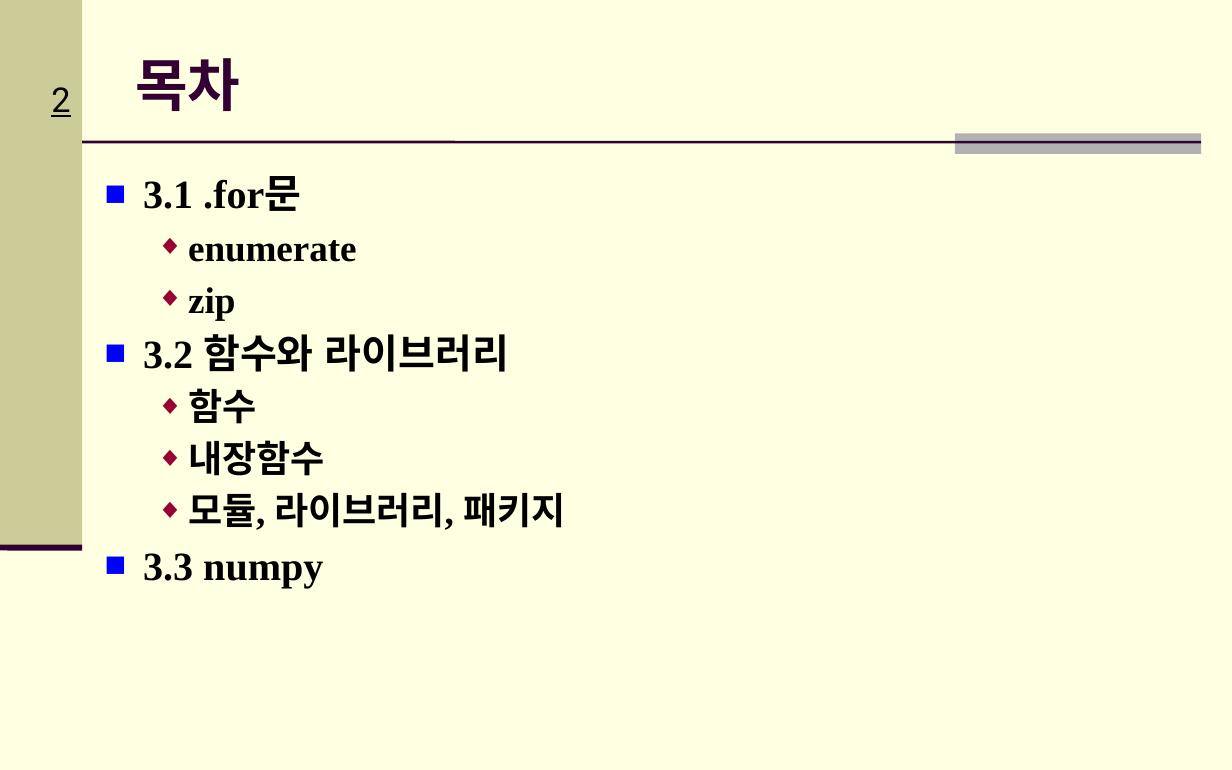
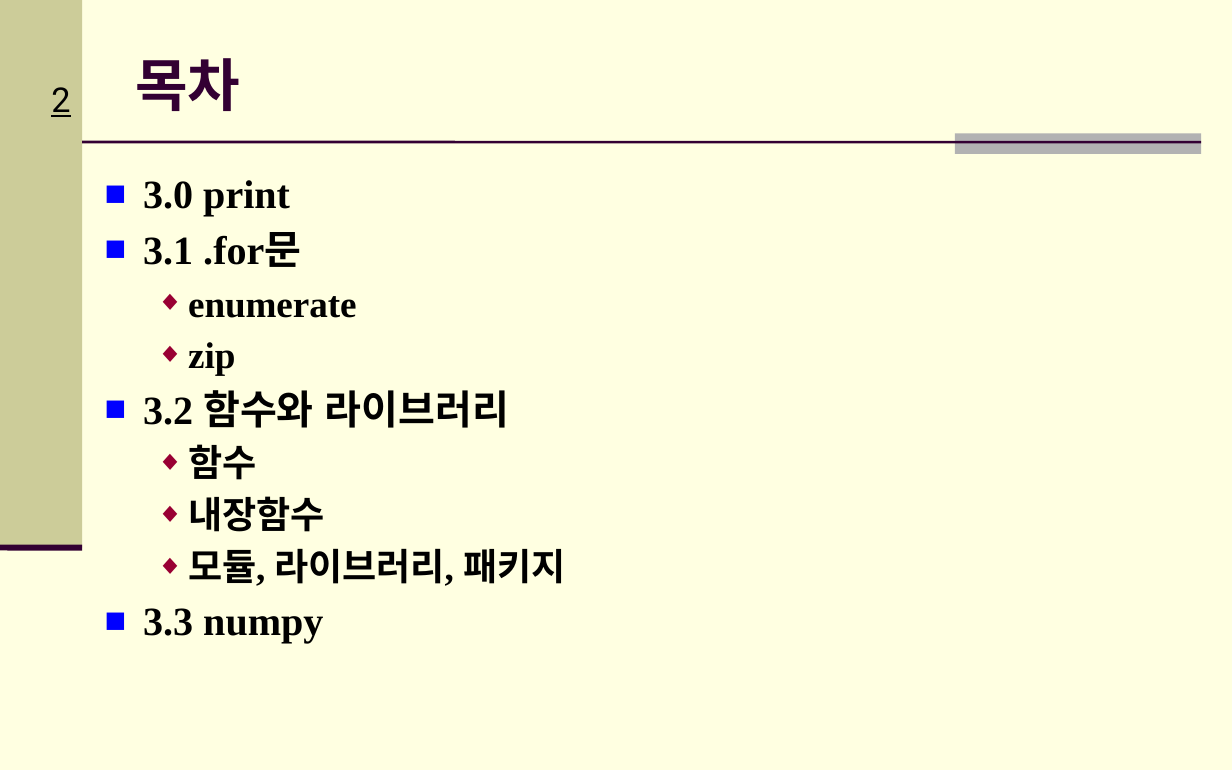
Before and after one commit to Hitbee-dev/OpenCV-Python, a slide deck: slide 2 of 2022-09-20/documents/CH_03_파이썬 기초_실습2.pptx. Drawn at 1232x770 pixels with LibreOffice and Linux fonts; fonts in the diff are those of the drawing; background and template pictures are left out. Boxes give left, top, right and bottom in pixels: in the first picture for what was removed or moved away, otherwise in the second. Text is boxed around its words. In the diff, an @@ line names an element or a change of style, - is before the commit and + after.

```diff
--- a/2022-09-20/documents/CH_03_파이썬 기초_실습2.pptx
+++ b/2022-09-20/documents/CH_03_파이썬 기초_실습2.pptx
@@ text at box(143, 180, 290, 216): paragraph added @@
+■ 3.0 print
```
Also in this commit, not shown: 2 other slides changed, 3 slides added, 1 other file.
